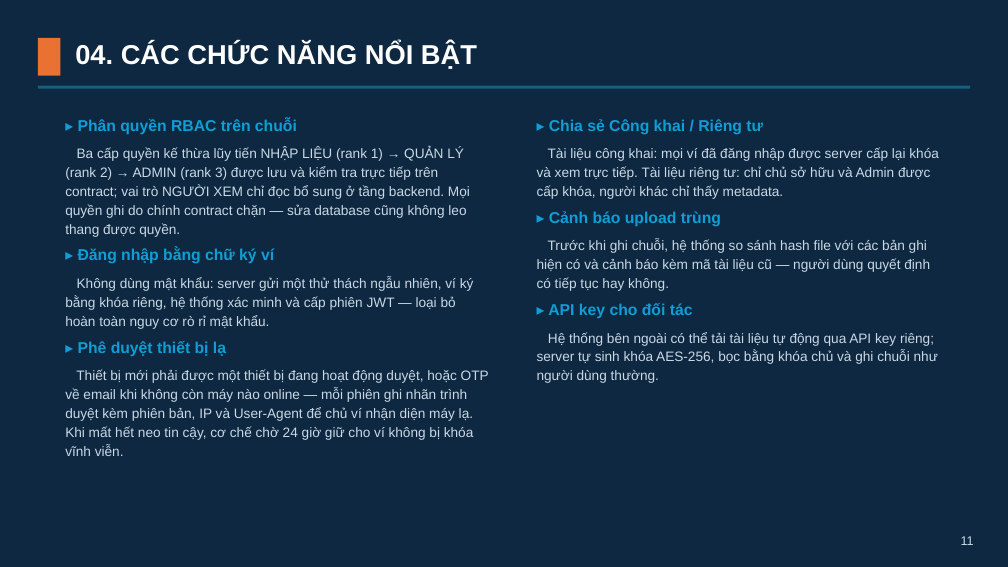
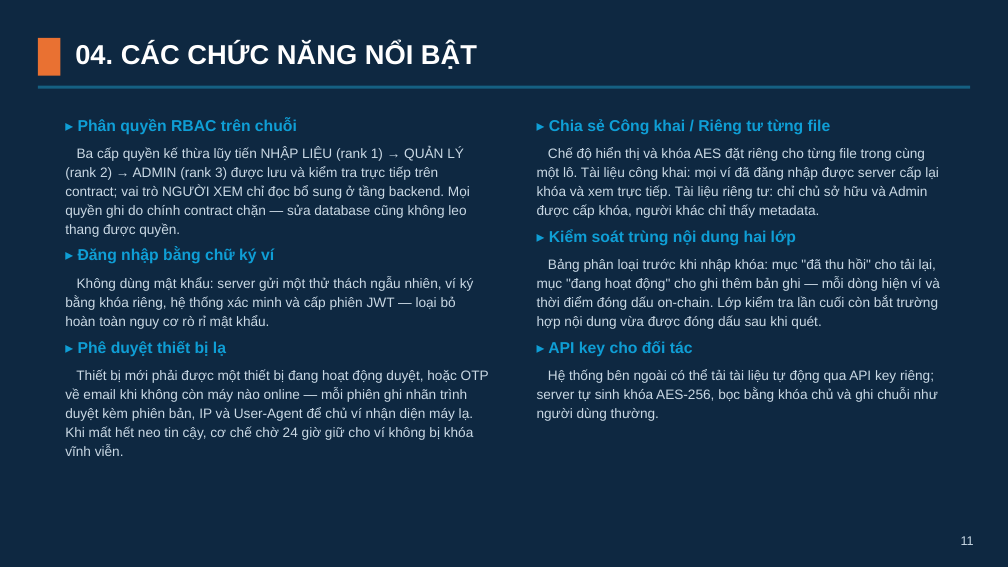
Before and after one commit to lelinh45/DATNLELINH, a slide deck: slide 11 of LeHongLinh_Slides.pptx. Drawn at 1008x567 pixels with LibreOffice and Linux fonts; fonts in the diff are those of the drawing. Boxes give left, top, right and bottom in pixels: in the first picture for what was removed or moved away, otherwise in the second. Text is boxed around its words. In the diff, an @@ line names an element or a change of style, - is before the commit and + after.

```diff
--- a/LeHongLinh_Slides.pptx
+++ b/LeHongLinh_Slides.pptx
@@ text at (537,119,940,329): text changed @@
-▸ Chia sẻ Công khai / Riêng tư
-Tài liệu công khai: mọi ví đã đăng nhập được server cấp lại khóa và xem trực tiếp. Tài liệu riêng tư: chỉ chủ sở hữu và Admin được cấp khóa, người khác chỉ thấy metadata.
-▸ Cảnh báo upload trùng
-Trước khi ghi chuỗi, hệ thống so sánh hash file với các bản ghi hiện có và cảnh báo kèm mã tài liệu cũ — người dùng quyết định có tiếp tục hay không.
+▸ Chia sẻ Công khai / Riêng tư từng file
+Chế độ hiển thị và khóa AES đặt riêng cho từng file trong cùng một lô. Tài liệu công khai: mọi ví đã đăng nhập được server cấp lại khóa và xem trực tiếp. Tài liệu riêng tư: chỉ chủ sở hữu và Admin được cấp khóa, người khác chỉ thấy metadata.
+▸ Kiểm soát trùng nội dung hai lớp
+Bảng phân loại trước khi nhập khóa: mục "đã thu hồi" cho tải lại, mục "đang hoạt động" cho ghi thêm bản ghi — mỗi dòng hiện ví và thời điểm đóng dấu on-chain. Lớp kiểm tra lần cuối còn bắt trường hợp nội dung vừa được đóng dấu sau khi quét.
```
Also in this commit, not shown: 2 other slides changed, 2 other files.
